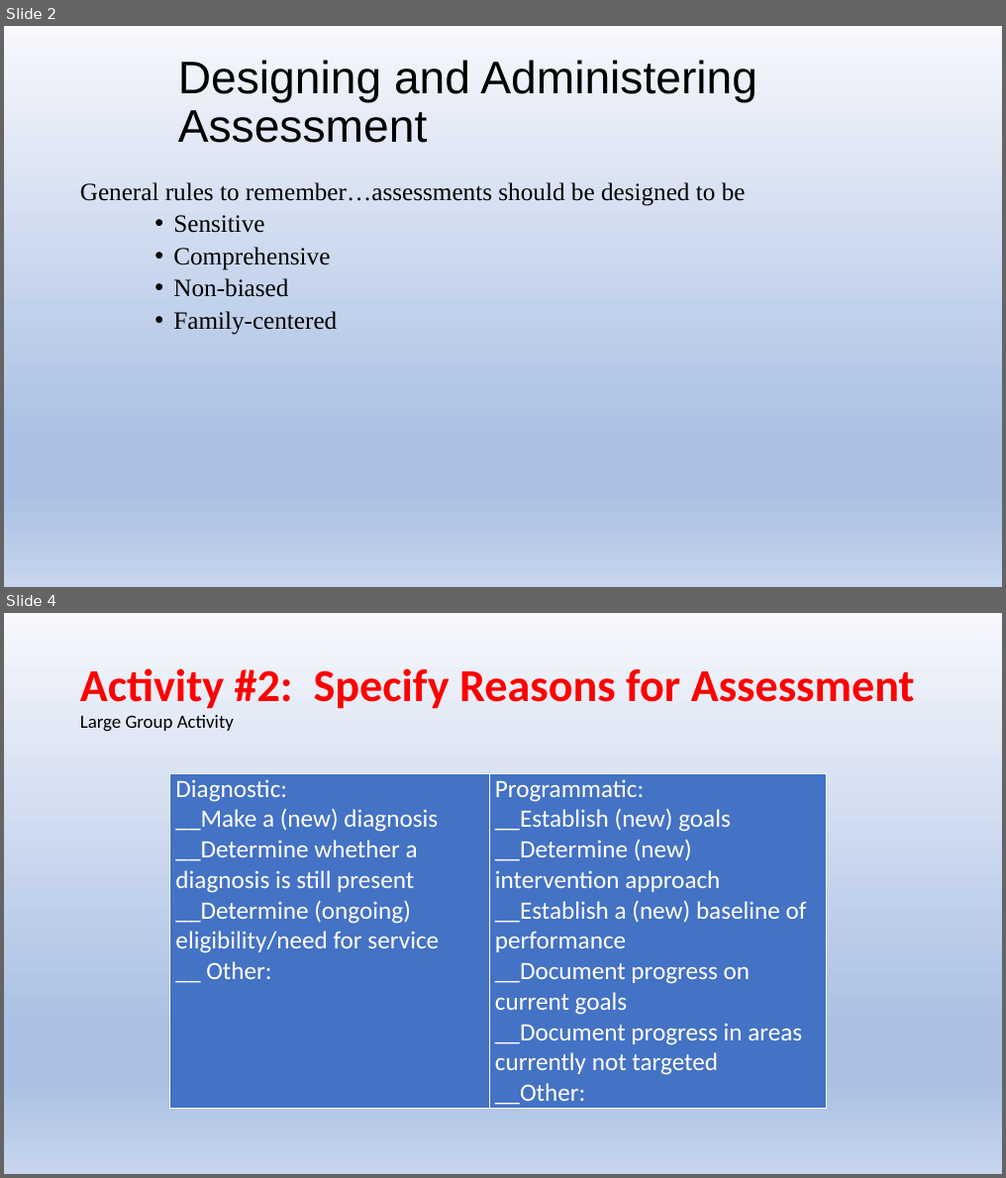
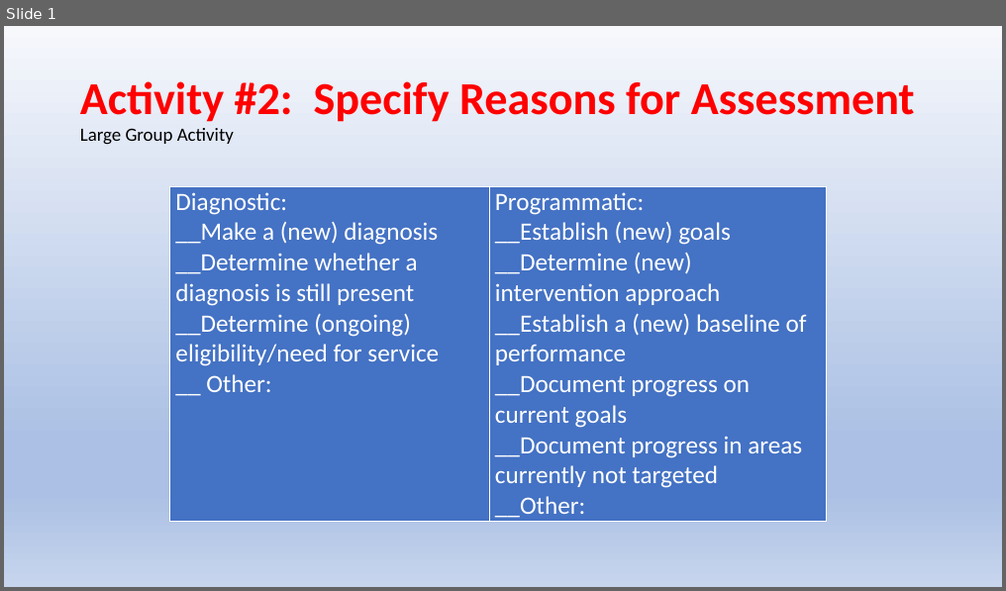
Before and after one commit to Jim-Wright90/cds431_sp22, a slide deck: slides/cds431_week2_1.pptx. Shown one above the other, each under a label of ours: slides 2 and 4 before the commit, slide 1 after it; the slides between them are not shown. The pictures are 1006x1178 and 1006x591 pixels, drawn with LibreOffice and Linux fonts; fonts in the diff are those of the drawing. Boxes give left, top, right and bottom in pixels: in the first picture for what was removed or moved away, otherwise in the second. Text is boxed around its words. In the diff, an @@ line names an element or a change of style, - is before the commit and + after.

```diff
--- a/slides/cds431_week2_1.pptx
+++ b/slides/cds431_week2_1.pptx
@@ slide 2 removed at box(4, 26, 1002, 587), background gradient #F6F8FC to #ABC0E4 to #C7D5ED @@
@@ title removed at box(178, 60, 757, 143) @@
-Designing and Administering Assessment
@@ text removed at box(80, 182, 746, 335) @@
-General rules to remember…assessments should be designed to be
-    • Sensitive
-    • Comprehensive
-    • Non-biased
-    • Family-centered
@@ what was slide 4 is now slide 1 @@
```
Also in this commit, not shown: 26 slides added, 2 other slides removed, 3 other files.
